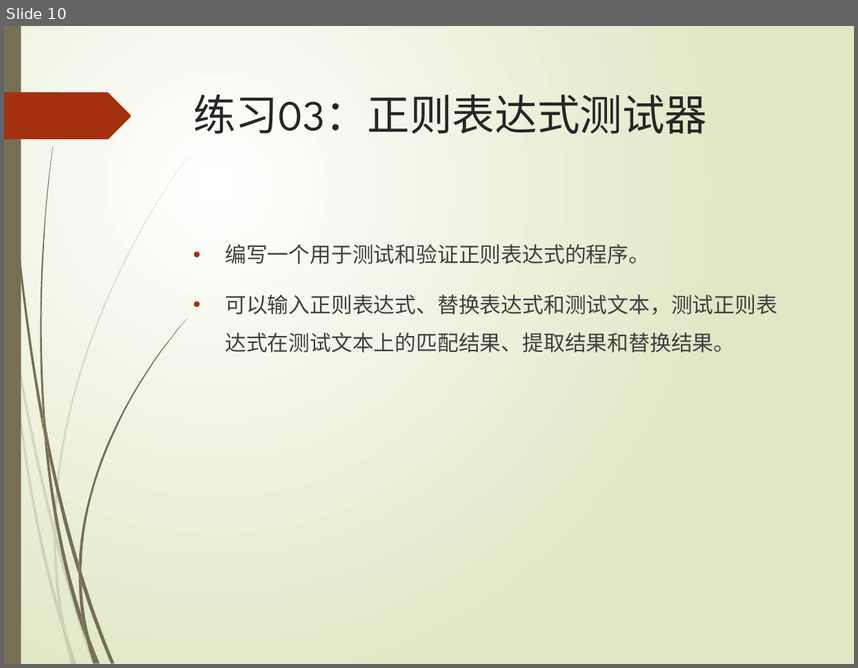
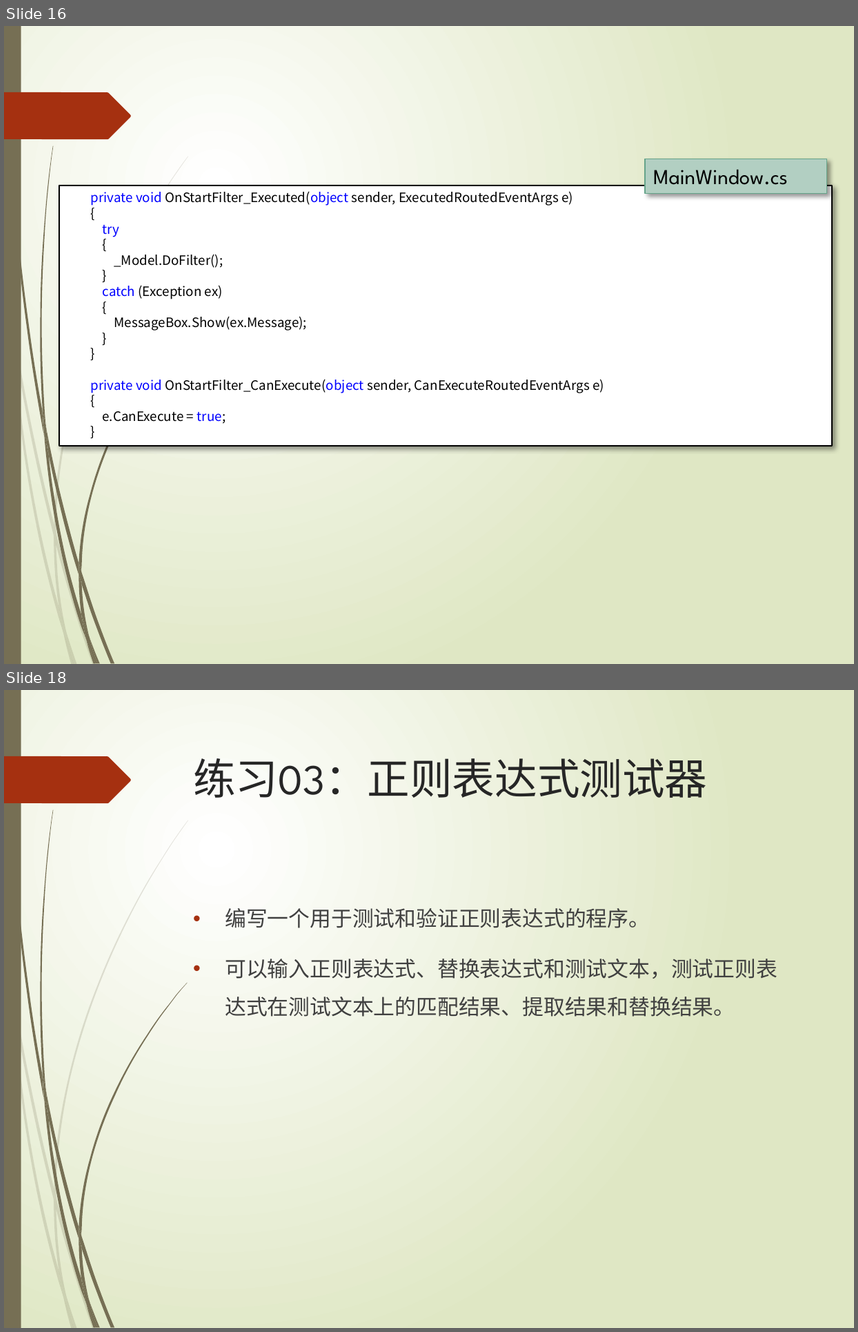
Before and after one commit to TeacherPeng/SoftwareDesignAndPractice, a slide deck: 教案/正则表达式的应用.pptx. Shown one above the other, each under a label of ours: slide 10 before the commit, slides 16 and 18 after it; the slides between them are not shown. The pictures are 858x668 and 858x1332 pixels, drawn with LibreOffice and Linux fonts; fonts in the diff are those of the drawing. Boxes give left, top, right and bottom in pixels: in the first picture for what was removed or moved away, otherwise in the second. Text is boxed around its words. In the diff, an @@ line names an element or a change of style, - is before the commit and + after.

```diff
--- a/教案/正则表达式的应用.pptx
+++ b/教案/正则表达式的应用.pptx
@@ slide 16 added at bbox=[4, 26, 854, 664], background gradient #FFFFFF to #DFE8C4; not listed: 24 template elements that a slide beside it also shows @@
@@ rectangle added at bbox=[645, 158, 827, 192], fill #B3CFC2, outline #65A48B 0.75 pt, 18 pt, text #000000 @@
+MainWindow.cs
@@ rectangle added at bbox=[59, 186, 833, 446], fill #FFFFFF, outline #000000 1.25 pt, 11 pt, text #000000 @@
+private void OnStartFilter_Executed(object sender, ExecutedRoutedEventArgs e)
+{
+try
+{
+_Model.DoFilter();
+}
+catch (Exception ex)
+{
+MessageBox.Show(ex.Message);
+}
+}
+private void OnStartFilter_CanExecute(object sender, CanExecuteRoutedEventArgs e)
+{
+e.CanExecute = true;
+}
@@ what was slide 10 is now slide 18 @@
```
Also in this commit, not shown: 7 other slides added, 1 other file.
